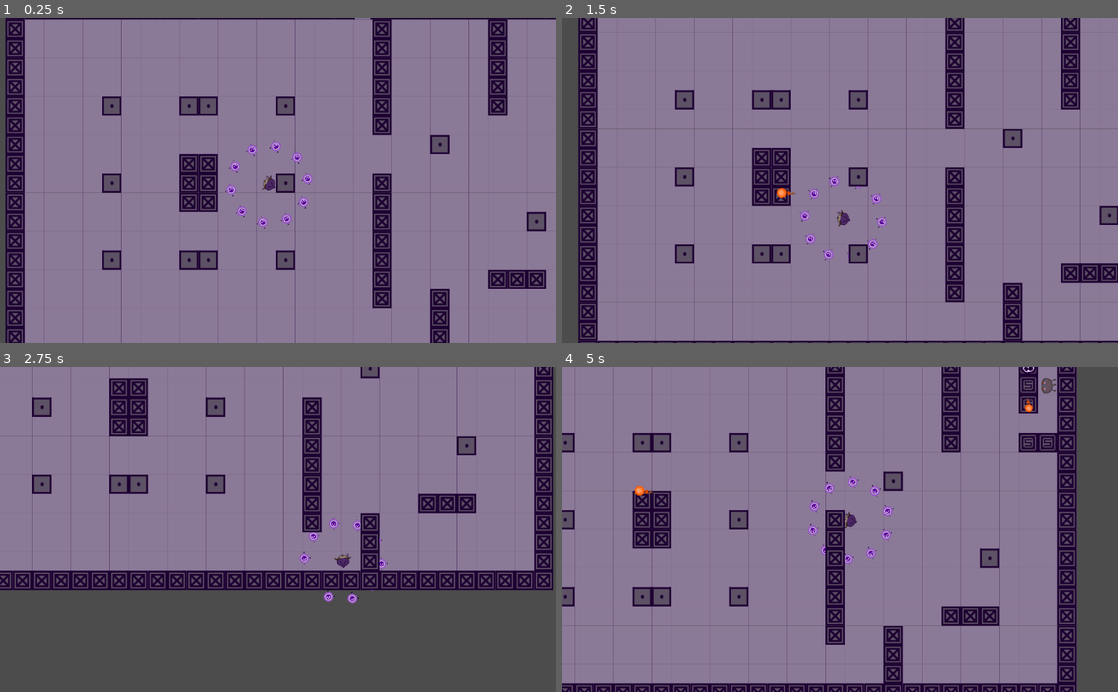
Above: before the commit, frames 1-4 (two rows, left to right).
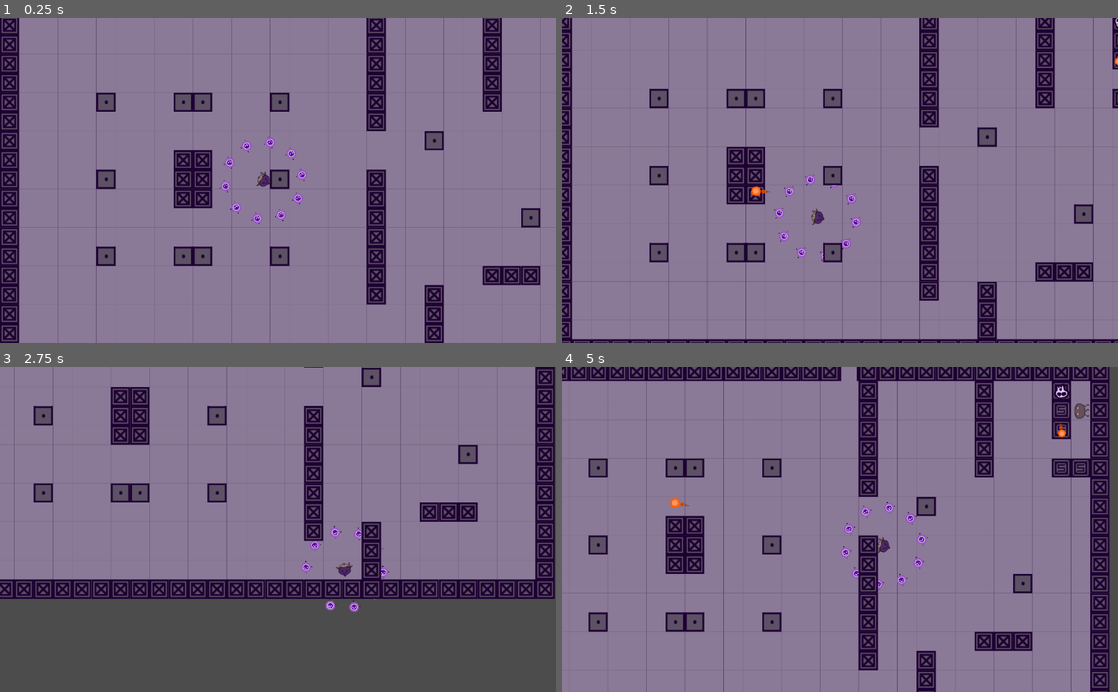
Above: after the commit, the same moments.

Repository: blackmadgames/sacrifices
Game: Godot game, scene res://scenes/game_scenes/Sandbox.tscn
The game is run twice, just before and just after one commit, with the same random seed, the same clock (stepped at 60 frames per second) and the same inputs. The project has no main scene, so this scene is started directly.
Inputs (mouse positions are in pixels of both pictures, inside the frame that each line leads up to):
- Up to frame 1 (0.25 s): no input
- Up to frame 2 (1.5 s): move the mouse to (962, 164) at 0.52 s; hold D (move_right) 0.53-1.28 s; tap Shift (look_ahead, bound only after the commit) at 0.6 s; move the mouse to (728, 196) at 1.27 s; hold S (move_down) from 1.28 s (still down); click (728, 196) at 1.35 s
- Up to frame 3 (2.75 s): tap Shift (look_ahead, bound only after the commit) at 1.55, 2.3 s; move the mouse to (333, 458) at 2.02 s; release S (move_down) at 2.03 s; hold D (move_right) from 2.03 s (still down); tap F (interact) at 2.1 s
- Up to frame 4 (5 s): move the mouse to (812, 594) at 2.77 s; release D (move_right) at 2.78 s; hold W (move_up) 2.78-3.53 s; tap Shift (look_ahead, bound only after the commit) at 2.85, 3.6, 4.55 s; move the mouse to (1006, 578) at 3.52 s; hold A (move_left) from 3.53 s (still down); move the mouse to (673, 480) at 4.27 s; click (673, 480) at 4.35 s

The runs differ from the first frame. In frame 1, 15% of the frame differs, in the area x 0-100%, y 0-100%; in frame 2, 25%; in frame 3, 15%; in frame 4, 34%, in the area x 0-99%, y 0-100%.

Commit message:
Look ahead camera

Diff:
--- a/project.godot
+++ b/project.godot
@@ -94,6 +94,11 @@
 "events": [ Object(InputEventKey,"resource_local_to_scene":false,"resource_name":"","device":0,"alt":false,"shift":false,"control":false,"meta":false,"command":false,"pressed":false,"scancode":70,"unicode":0,"echo":false,"script":null)
  ]
 }
+look_ahead={
+"deadzone": 0.5,
+"events": [ Object(InputEventKey,"resource_local_to_scene":false,"resource_name":"","device":0,"alt":false,"shift":false,"control":false,"meta":false,"command":false,"pressed":false,"scancode":16777237,"unicode":0,"echo":false,"script":null)
+ ]
+}
 
 [layer_names]
 
--- a/scenes/game_scenes/Sandbox.tscn
+++ b/scenes/game_scenes/Sandbox.tscn
@@ -1,8 +1,9 @@
-[gd_scene load_steps=9 format=2]
+[gd_scene load_steps=10 format=2]
 
 [ext_resource path="res://scenes/actors/Player.tscn" type="PackedScene" id=1]
 [ext_resource path="res://art/placeholders/img/tilemap.png" type="Texture" id=2]
 [ext_resource path="res://scenes/Shop.tscn" type="PackedScene" id=3]
+[ext_resource path="res://scripts/PlayerCamera.gd" type="Script" id=4]
 
 [sub_resource type="ConvexPolygonShape2D" id=1]
 points = PoolVector2Array( 0, 0, 32, 0, 32, 32, 0, 32 )
@@ -69,7 +70,8 @@
 [node name="Pivot" type="Position2D" parent="Player"]
 
 [node name="CameraOffset" type="Position2D" parent="Player/Pivot"]
-position = Vector2( 128, 0 )
+position = Vector2( 64, 0 )
+script = ExtResource( 4 )
 
 [node name="Camera2D" type="Camera2D" parent="Player/Pivot/CameraOffset"]
 current = true
--- /dev/null
+++ b/scripts/PlayerCamera.gd
@@ -0,0 +1,13 @@
+extends Position2D
+
+const LOOK_AHEAD_DISTANCE = 500
+var initial_offset_x: = 0
+
+func _ready() -> void:
+    initial_offset_x = position.x
+
+func _process(delta: float) -> void:
+    if Input.is_action_just_pressed("look_ahead"):
+        position.x += LOOK_AHEAD_DISTANCE
+    elif Input.is_action_just_released("look_ahead"):
+        position.x = initial_offset_x
